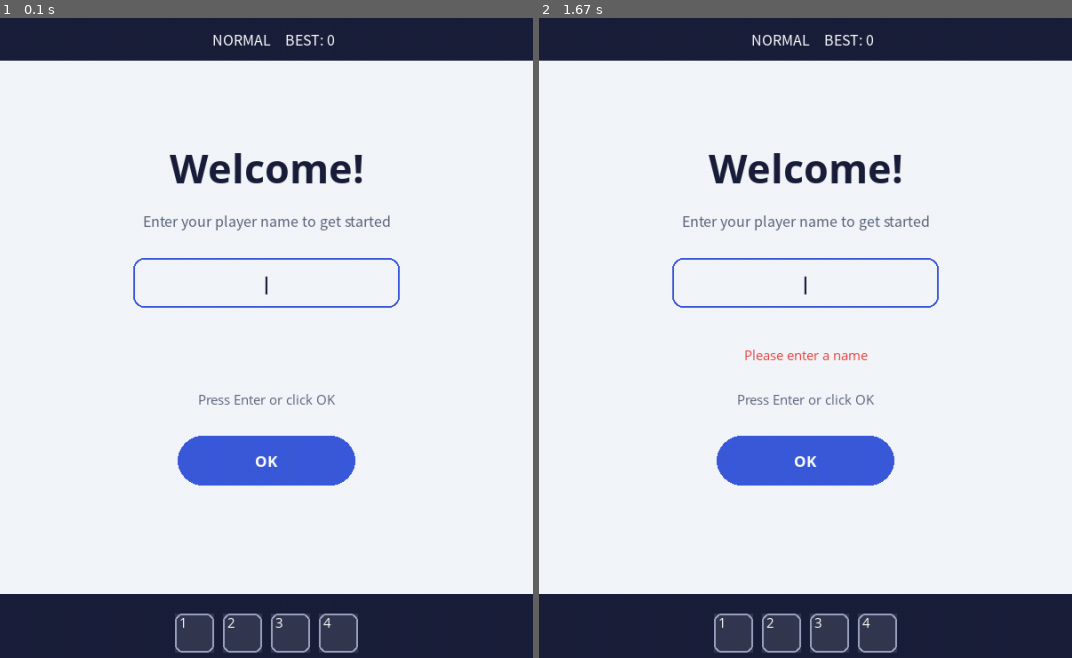
Above: before the commit, frames 1-2 (left to right).
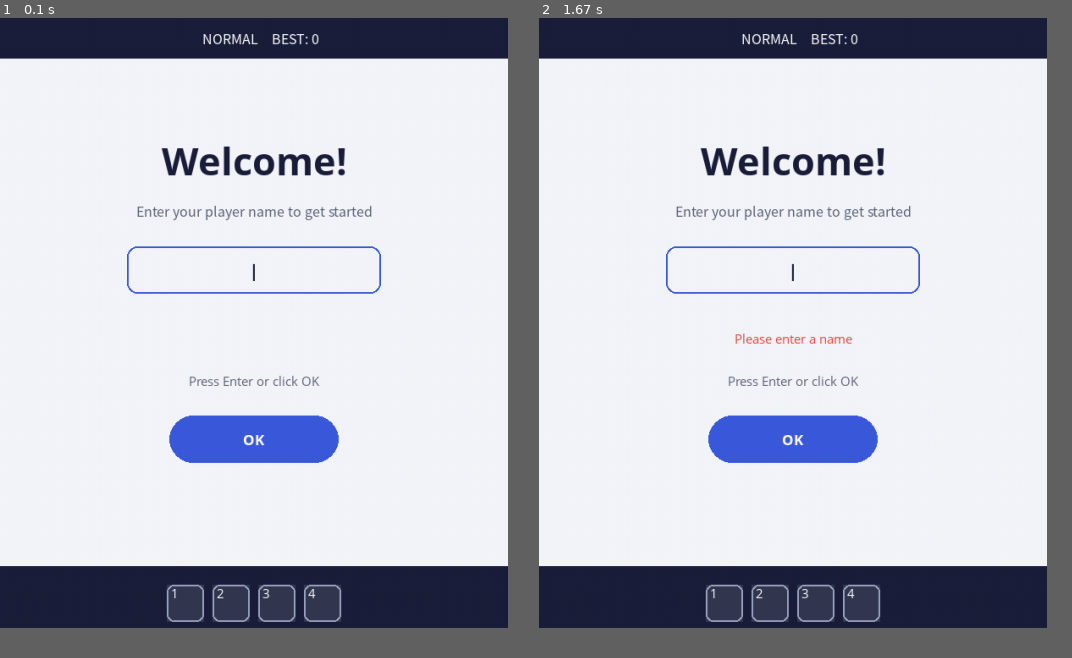
Above: after the commit, the same moments.

Repository: mhiroshijsg-dot/snake-game-pygame
Game: pygame game, started from snakegame.py
Same seed, same stepped clock (60 frames per second), same inputs: the game is played once before the commit and once after it.
Inputs (mouse positions are in pixels of both pictures, inside the frame that each line leads up to):
- Up to frame 1 (0.1 s): no input
- Up to frame 2 (1.67 s): press the mouse at (789, 440) at 0.37 s; move the mouse to (714, 338) at 0.47 s; release the mouse at (634, 229) at 0.6 s; tap Enter at 0.67 s
In our replay, the window is 533x640 before the commit and 508x610 after it. These sizes can differ from the game's own. Grey fills any space a smaller window leaves; there, only what the larger window draws over its background counts as a difference.

The runs differ from the first frame. In frame 1, 17% of the frame differs, in the area x 0-100%, y 2-100%; in frame 2, 17%.

Commit message:
Resizable window + fullscreen toggle (F); account for macOS Dock
The window is now freely resizable and F toggles fullscreen. The game
still renders to the fixed 600x720 logical canvas and is blitted with
uniform scaling and letterboxing, so gameplay is unchanged. Initial
window size now leaves room for the macOS menu bar and Dock.

Co-Authored-By: Claude Fable 5 <noreply@anthropic.com>

Diff:
--- a/snakegame.py
+++ b/snakegame.py
@@ -12,7 +12,6 @@
 import theme
 import crashlog
 
-# TODO: magnet, shield同時発動中、片方が効果切れの点滅というのはUIが少しみにくい
 # TODO: 一定のスコアを超えたらポイントを消費して最初からスコアと長さを持った状態から始められるようにする？
 # TODO: アイテム数を増やす（ショップのカタログに unlock_score 付きで1行足す方式）
 # TODO: マリオの赤コインのようなイベント
@@ -37,16 +36,15 @@
 except (OSError, pygame.error):
     pass
 
-# 画面が論理解像度(600x720)より小さいモニターでは、ウィンドウだけ縮小する。
-# ゲームは常に 600x720 のキャンバスへ描き、表示時に SCALE 倍で縮小転送するので
-# 座標系・速度・当たり判定などのゲーム性は一切変わらない。
-SCALE = theme.display_scale()
-if SCALE < 1.0:
-    window = pygame.display.set_mode((int(theme.WIDTH * SCALE), int(theme.HEIGHT * SCALE)))
-    surface = pygame.Surface((theme.WIDTH, theme.HEIGHT))  # 描画は常にこの論理キャンバスへ
-else:
-    window = pygame.display.set_mode((theme.WIDTH, theme.HEIGHT))
-    surface = window  # 等倍なら縮小転送を挟まない（従来どおり）
+# ウィンドウは自由にリサイズでき、Fキーで全画面と切り替えられる。
+# ゲームは常に 600x720 の論理キャンバスへ描き、表示時にウィンドウへ等比で縮小拡大
+# 転送する（余りはレターボックス）ので、座標系・速度・当たり判定などのゲーム性は
+# 一切変わらない。初期サイズはモニターに収まる倍率（小型ディスプレイでは小さく開く）。
+INITIAL_SCALE = theme.display_scale()
+WINDOWED_SIZE = (int(theme.WIDTH * INITIAL_SCALE), int(theme.HEIGHT * INITIAL_SCALE))
+window = pygame.display.set_mode(WINDOWED_SIZE, pygame.RESIZABLE)
+surface = pygame.Surface((theme.WIDTH, theme.HEIGHT))  # 論理キャンバス
+is_fullscreen = False
 
 pygame.display.set_caption(f"Snake Game v{theme.APP_VERSION}")
 clock = pygame.time.Clock()
@@ -114,11 +112,21 @@
             elif event.key in (pygame.K_1, pygame.K_2, pygame.K_3, pygame.K_4):
                 # 数字キーで下部スロットのアイテムを使う（プレイ中のみ反応）
                 state.use_item(event.key - pygame.K_1)
-        # マウスはウィンドウ座標で来るので、縮小表示中は SCALE で論理座標へ割り戻す
-        elif event.type == pygame.MOUSEBUTTONDOWN:
-            state.handle_click(*theme.to_world(event.pos[0] / SCALE, event.pos[1] / SCALE))
-        elif event.type == pygame.MOUSEMOTION:
-            state.handle_motion(*theme.to_world(event.pos[0] / SCALE, event.pos[1] / SCALE))
+            elif event.key == pygame.K_f:
+                # 全画面 ⇔ ウィンドウの切り替え
+                is_fullscreen = not is_fullscreen
+                if is_fullscreen:
+                    window = pygame.display.set_mode((0, 0), pygame.FULLSCREEN)
+                else:
+                    window = pygame.display.set_mode(WINDOWED_SIZE, pygame.RESIZABLE)
+        # マウスはウィンドウ座標で来るので、レターボックス余白を引いて倍率で割り戻す
+        elif event.type in (pygame.MOUSEBUTTONDOWN, pygame.MOUSEMOTION):
+            s, ox, oy = theme.fit_scale(*window.get_size())
+            wx, wy = theme.to_world((event.pos[0] - ox) / s, (event.pos[1] - oy) / s)
+            if event.type == pygame.MOUSEBUTTONDOWN:
+                state.handle_click(wx, wy)
+            else:
+                state.handle_motion(wx, wy)
 
     # 実プレイ中だけマウスカーソルを隠す（メニュー・設定・ゲームオーバーは
     # ボタンをクリックするので表示しておく）。状態が変わった時だけ差し替える。
@@ -188,9 +196,16 @@
     # 下部アイテム帯のスロットは常時表示。残り時間バーは効果中のみ各スロット上に出る。
     items.draw(surface)
     state.draw(surface)
-    # 縮小表示中は論理キャンバスをウィンドウサイズへ縮小転送してから反映
-    if surface is not window:
-        pygame.transform.smoothscale(surface, window.get_size(), window)
+    # 論理キャンバスをウィンドウへ等比転送（余りはHUD色のレターボックス）
+    win_size = window.get_size()
+    if win_size == (theme.WIDTH, theme.HEIGHT):
+        window.blit(surface, (0, 0))  # 等倍ならそのまま（転送コスト最小）
+    else:
+        s, ox, oy = theme.fit_scale(*win_size)
+        scaled = pygame.transform.smoothscale(
+            surface, (int(theme.WIDTH * s), int(theme.HEIGHT * s)))
+        window.fill(theme.HUD_BG)
+        window.blit(scaled, (ox, oy))
     pygame.display.flip()
 
 pygame.quit()
--- a/theme.py
+++ b/theme.py
@@ -115,18 +115,29 @@
     return (sx - PLAY_W / 2, HUD_HEIGHT + PLAY_H / 2 - sy)
 
 
-# モニターが論理解像度(WIDTH x HEIGHT)より小さい場合のウィンドウ縮小倍率（最大1.0）。
+# モニターが論理解像度(WIDTH x HEIGHT)より小さい場合の初期ウィンドウ縮小倍率（最大1.0）。
 # pygame.init() 後・set_mode() 前に呼ぶこと。画面情報が取れない環境では等倍。
+# 余白: macOSはメニューバー＋Dock＋タイトルバー、Windowsはタスクバー＋タイトルバーぶんを引く
 def display_scale():
+    margin_h = 170 if sys.platform == "darwin" else 110
     try:
         info = pygame.display.Info()
-        avail_w = info.current_w - 20   # ウィンドウ枠ぶんの余裕
-        avail_h = info.current_h - 80   # タイトルバー・メニューバー/タスクバーぶんの余裕
+        avail_w = info.current_w - 30
+        avail_h = info.current_h - margin_h
         if avail_w <= 0 or avail_h <= 0:
             return 1.0
         return min(1.0, avail_w / WIDTH, avail_h / HEIGHT)
     except pygame.error:
         return 1.0
+
+
+# ウィンドウサイズに収まる等比スケールと、中央寄せのレターボックス余白(px)を返す。
+# リサイズ可能ウィンドウ・全画面のどちらでも、毎フレームこの値で縮小転送する
+def fit_scale(win_w, win_h):
+    s = min(win_w / WIDTH, win_h / HEIGHT)
+    ox = (win_w - WIDTH * s) / 2
+    oy = (win_h - HEIGHT * s) / 2
+    return s, ox, oy
 
 
 # フォント実体をキャッシュして返す（pygame.font.init 後に呼ぶこと）
--- a/tutorial_screen.py
+++ b/tutorial_screen.py
@@ -49,7 +49,8 @@
          ["Press the S key to start, R to retry,",
           "and Q to quit the game.",
           "Press the 1-4 keys to drink a potion",
-          "from the bottom item bar."],
+          "from the bottom item bar.",
+          "F toggles fullscreen."],
          "keys"),
         ("Settings & Shop",
          ["The gear icon opens settings:",
Not shown, changed: README.md
